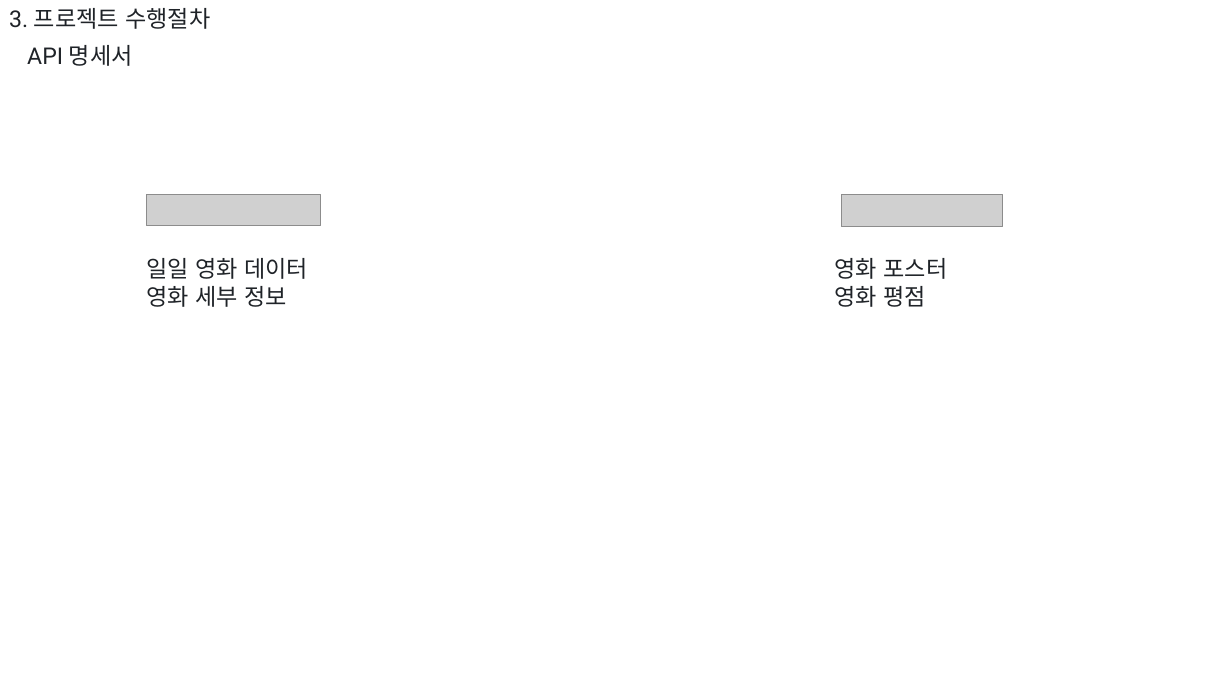
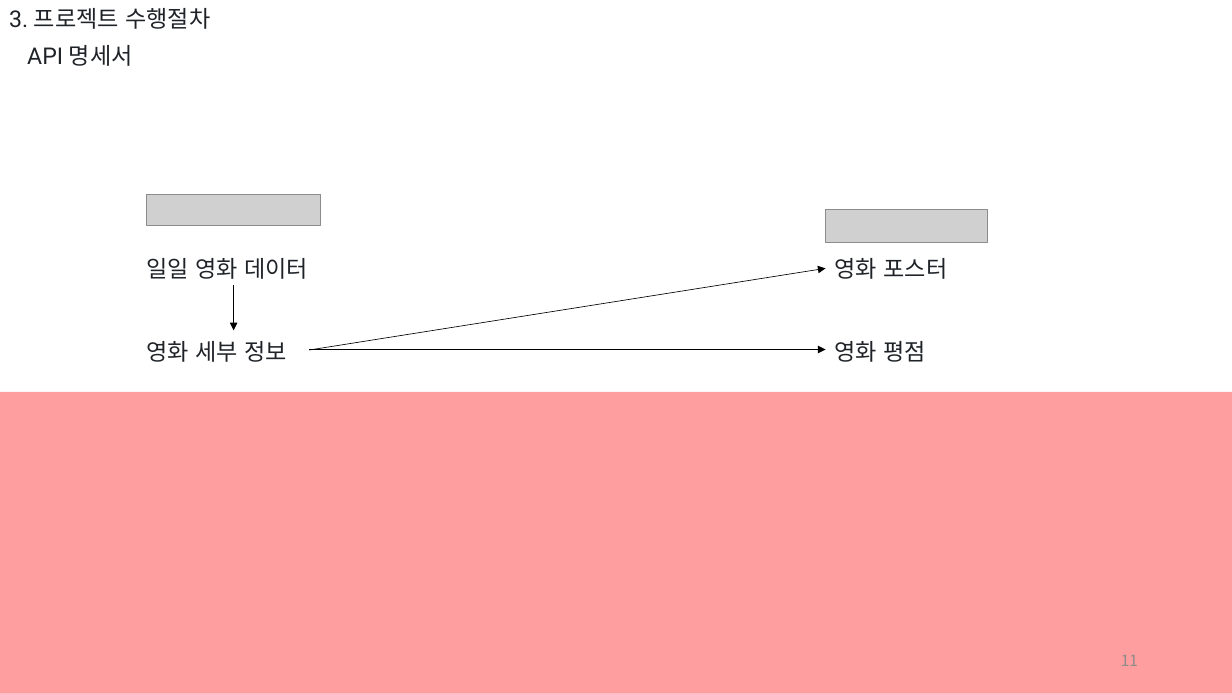
Before and after one commit to 909ma/VIE-Oh-What-is-The-Film-Today, a slide deck: slide 11 of 기타/발표 자료/초본.pptx (slide 9 before the commit). Drawn at 1232x693 pixels with LibreOffice and Linux fonts; fonts in the diff are those of the drawing; grey boxes stand for pictures. Boxes give left, top, right and bottom in pixels: in the first picture for what was removed or moved away, otherwise in the second. Text is boxed around its words. In the diff, an @@ line names an element or a change of style, - is before the commit and + after.

```diff
--- a/기타/발표 자료/초본.pptx
+++ b/기타/발표 자료/초본.pptx
@@ picture: place and size @@
-picture at box(841, 194, 1003, 226)
+picture at box(825, 210, 987, 242)
@@ text "일일 영화 데이터" rewrapped from box(146, 258, 308, 307) to box(146, 258, 308, 362) @@
@@ arrow added from (310, 350) to (825, 268), #000000 0.5 pt @@
@@ text "영화 포스터" rewrapped from box(835, 258, 948, 307) to box(835, 258, 948, 362) @@
@@ arrow added from (234, 285) to (234, 331), #000000 0.5 pt @@
@@ arrow added from (310, 349) to (825, 349), #000000 0.5 pt @@
@@ rectangle added at box(0, 392, 1232, 693), fill #FF0000 at 38% opacity @@
@@ page number added at box(1121, 655, 1138, 666), 12 pt, text #8C8C8C @@
+11
```
Also in this commit, not shown: 9 other slides changed, 4 slides added, 1 slide removed.
